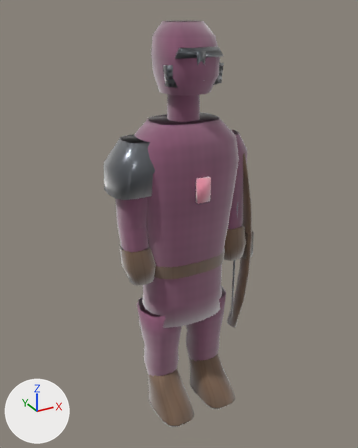
What one commit did to the glTF model public/assets/models/characters/marksman.glb.
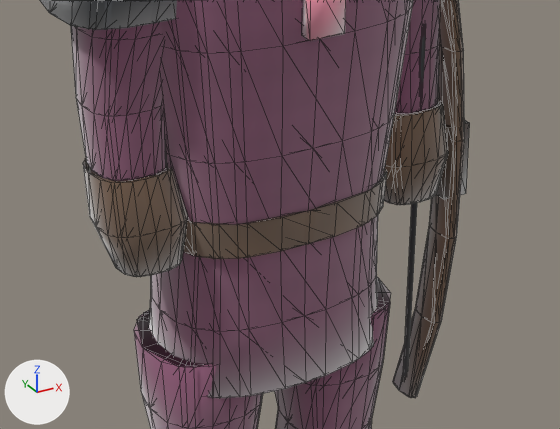
There are two pictures of each version: one whole from a 50 mm camera at (-0.963, -1.714, 1.769) aimed at (-0.024, -0.007, 0.915), one close up on the part from 25% to 80% of the width and 42% to 76% of the height. Arrows for +X, +Y and +Z are at lower left; the lights stay in place. The last two pictures show the newer version. The close-ups show mesh edges as thin lines. Where no turn or scale is listed for an object, it has been applied to the vertices. Vertices at exactly the same position are counted once.

Before the edit, the objects in view are built like this:
```python
ob_lod0_prod_body = bpy.data.objects.new('LOD0_PROD_body', me_lod0_prod_body_012)
ob_lod0_prod_body.location = (0.0, 0.0, 0.0)
ob_lod1_prod_body = bpy.data.objects.new('LOD1_PROD_body', me_lod1_prod_body_012)
ob_lod1_prod_body.location = (0.0, 0.0, 0.0)
ob_lod1_prod_weapon = bpy.data.objects.new('LOD1_PROD_weapon', me_lod1_prod_weapon_012)
ob_lod1_prod_weapon.location = (0.0, 0.0, 0.0)
ob_lod2_prod_body = bpy.data.objects.new('LOD2_PROD_body', me_lod2_prod_body_012)
ob_lod2_prod_body.location = (0.0, 0.0, 0.0)
# also in view: 'LOD0_PROD_weapon' at (0.275, -0.06, 0.778)
```
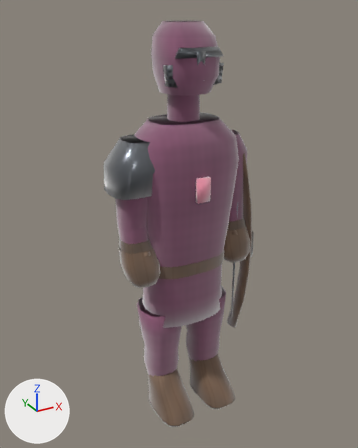
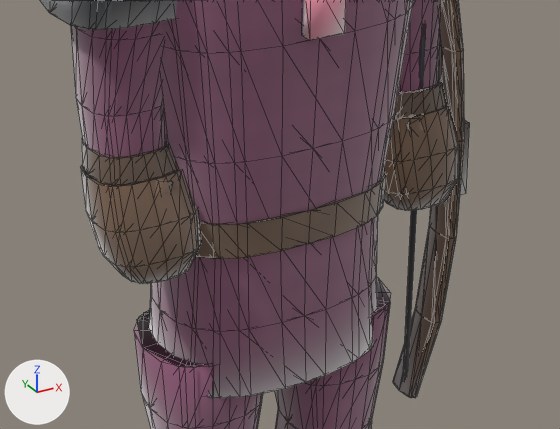
What changed in the scene script:
```text
Change me_lod0_prod_body_012:
    used by ob_lod0_prod_body; location = (0.0, 0.0, 0.0)
    remove me_lod0_prod_body_012.from_pydata(...)  # 985 vertices, 1676 faces; spans x -0.33..0.3, y -0.23..0.14, z 0.01..1.72
    add me_lod0_prod_body_012.from_pydata(...)  # 1085 vertices, 1812 faces; spans x -0.33..0.31, y -0.23..0.14, z 0.01..1.72
    me_lod0_prod_body_012 part 1: the loose piece of 8 vertices spanning x -0.03..0.03, y -0.17..-0.15, z 1.07..1.16 is copied, and the copy is scaled about its middle by (0.453, 1.47, 0.595), then moved by (-0.22, 0.09, -0.28), in mat_mat_marksman_leather; it spans x -0.24..-0.2, y -0.09..-0.06, z 0.8..0.86
    me_lod0_prod_body_012 part 2: the loose piece of 8 vertices spanning x -0.03..0.03, y -0.17..-0.15, z 1.07..1.16 is copied, and the copy is scaled about its middle by (0.453, 1.47, 0.595), then moved by (0.22, 0.09, -0.28), in mat_mat_marksman_leather; it spans x 0.2..0.24, y -0.09..-0.06, z 0.8..0.86
    me_lod0_prod_body_012 part 3: 3 vertices moved from x -0.29..-0.17, y -0.05..-0.02, z 0.72..0.86 to x -0.29..-0.17, y -0.08..-0.02, z 0.72..0.86; 35 vertices removed from x -0.3..-0.16, y -0.09..0.04, z 0.72..0.86; 77 vertices added at x -0.31..-0.15, y -0.12..0.05, z 0.72..0.9
    me_lod0_prod_body_012 part 4: 3 vertices moved from x 0.17..0.29, y -0.05..-0.02, z 0.72..0.86 to x 0.17..0.29, y -0.08..-0.02, z 0.72..0.86; 35 vertices removed from x 0.16..0.3, y -0.09..0.04, z 0.72..0.86; 77 vertices added at x 0.15..0.31, y -0.12..0.05, z 0.72..0.9
Change me_lod1_prod_body_012:
    used by ob_lod1_prod_body; location = (0.0, 0.0, 0.0)
    remove me_lod1_prod_body_012.from_pydata(...)  # 589 vertices, 986 faces; spans x -0.33..0.3, y -0.23..0.14, z 0.01..1.72
    add me_lod1_prod_body_012.from_pydata(...)  # 637 vertices, 1050 faces; spans x -0.33..0.31, y -0.23..0.14, z 0.01..1.72
    me_lod1_prod_body_012 part 5: a new loose piece of 33 vertices spanning x -0.31..-0.15, y -0.12..0.03, z 0.72..0.86, in mat_mat_marksman_body
    me_lod1_prod_body_012 part 6: a new loose piece of 33 vertices spanning x 0.15..0.31, y -0.12..0.03, z 0.72..0.86, in mat_mat_marksman_body
    me_lod1_prod_body_012 part 7
    40 vertices are removed from x -0.3..0.3, y -0.09..0.02, z 0.72..0.86
    80 faces are deleted
    6 vertices move within x -0.23..0.23, y -0.02..0.04, z 0.86
    16 vertices are added at x -0.29..0.29, y -0.08..0.03, z 0.86..0.9
    6 new vertices lie (0.0, 0.01, 0.04) away from vertices in x -0.28..0.28, y -0.02..0.04, z 0.86
    32 new faces join them, mat_mat_marksman_body
Change me_lod2_prod_body_012:
    used by ob_lod2_prod_body; location = (0.0, 0.0, 0.0)
    remove me_lod2_prod_body_012.from_pydata(...)  # 391 vertices, 654 faces; spans x -0.33..0.3, y -0.22..0.14, z 0.01..1.72
    add me_lod2_prod_body_012.from_pydata(...)  # 427 vertices, 702 faces; spans x -0.33..0.31, y -0.22..0.14, z 0.01..1.72
    me_lod2_prod_body_012 part 8: a new loose piece of 25 vertices spanning x -0.31..-0.15, y -0.12..0.02, z 0.72..0.86, in mat_mat_marksman_body
    me_lod2_prod_body_012 part 9: a new loose piece of 25 vertices spanning x 0.15..0.31, y -0.12..0.02, z 0.72..0.86, in mat_mat_marksman_body
    me_lod2_prod_body_012 part 10
    34 vertices are removed from x -0.3..0.3, y -0.09..0.04, z 0.72..0.86
    60 faces are deleted
    2 vertices move within x -0.17..0.17, y -0.02, z 0.86
    20 vertices are added at x -0.29..0.29, y -0.08..0.04, z 0.86..0.9
    24 new faces join them
```

Where the change shows, as pixel boxes (x1, y1, x2, y2) in the close-ups (560 x 429 px):
'LOD0_PROD_body', reshaped
    before: (40, 0, 448, 429)
    after: (40, 0, 459, 429)
'LOD1_PROD_body', reshaped
    before: (85, 0, 448, 429)
    after: (85, 0, 459, 429)
'LOD2_PROD_body', reshaped
    before: (88, 0, 445, 429)
    after: (86, 0, 455, 429)
part 1 of me_lod0_prod_body_012, added (mostly hidden)
    after: (155, 180, 173, 196)
part 2 of me_lod0_prod_body_012, added (mostly hidden)
    after: (406, 117, 424, 132)
part 3 of me_lod0_prod_body_012, built on
    before: (83, 159, 188, 277)
    after: (81, 138, 201, 284)
part 4 of me_lod0_prod_body_012, built on
    before: (384, 105, 448, 205)
    after: (383, 83, 459, 211)
part 5 of me_lod1_prod_body_012, added
    after: (85, 170, 199, 284)
part 6 of me_lod1_prod_body_012, added
    after: (390, 106, 459, 211)
part 7 of me_lod1_prod_body_012, built on
    before: (85, 103, 448, 277)
    after: (86, 82, 446, 185)
part 8 of me_lod2_prod_body_012, added
    after: (86, 170, 193, 284)
part 9 of me_lod2_prod_body_012, added
    after: (395, 108, 455, 211)
part 10 of me_lod2_prod_body_012, built on
    before: (88, 102, 445, 277)
    after: (88, 84, 443, 186)
